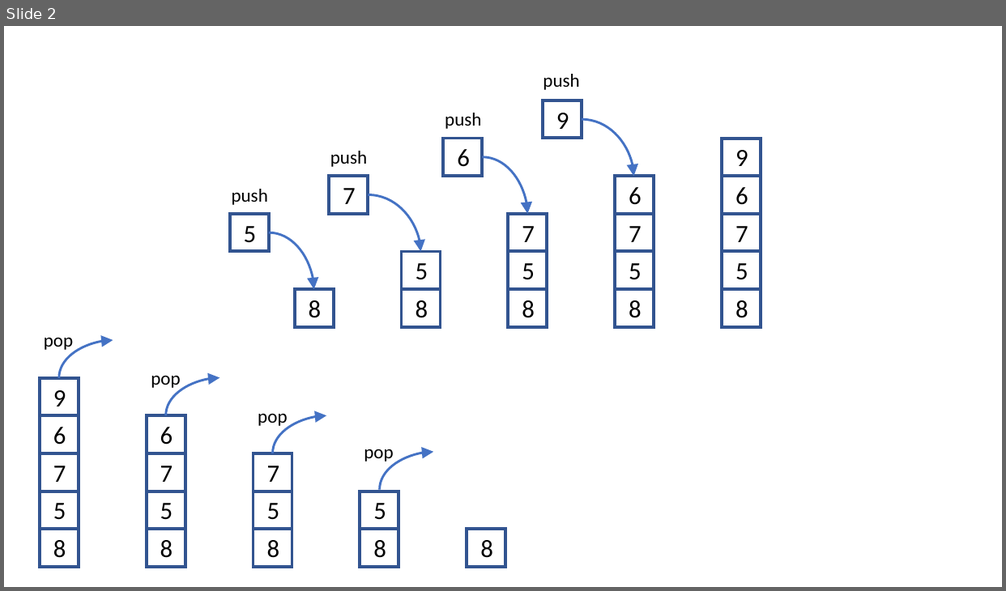
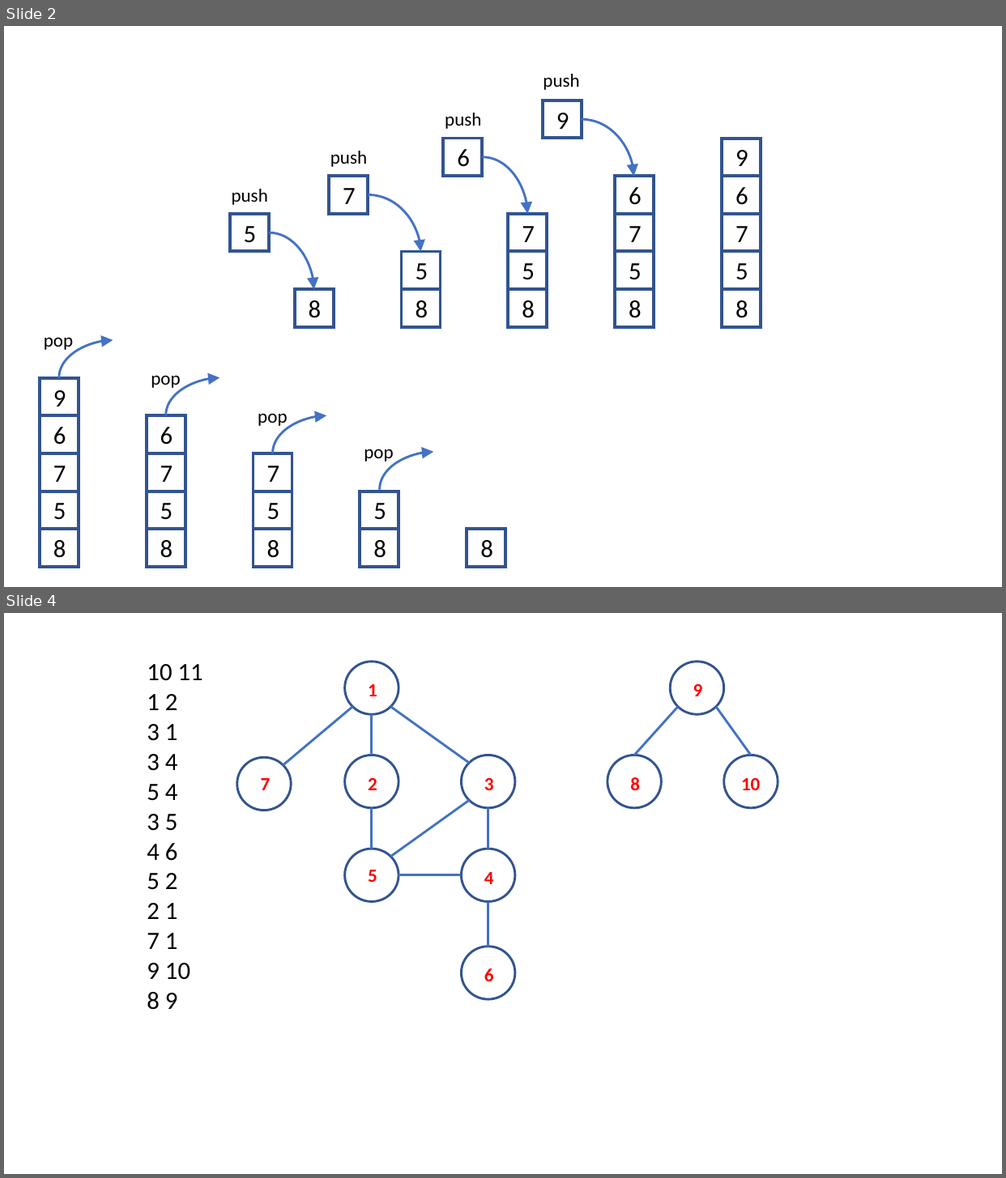
Before and after one commit to admiralrua/Algorithms-illustrated-by-Python, a slide deck: example/Illustration.pptx. Shown one above the other, each under a label of ours: slide 2 before the commit, slides 2 and 4 after it; the slides between them are not shown. The pictures are 1006x591 and 1006x1178 pixels, drawn with LibreOffice and Linux fonts; fonts in the diff are those of the drawing. Boxes give left, top, right and bottom in pixels: in the first picture for what was removed or moved away, otherwise in the second. Text is boxed around its words. In the diff, an @@ line names an element or a change of style, - is before the commit and + after.

```diff
--- a/example/Illustration.pptx
+++ b/example/Illustration.pptx
@@ slide 4 added at (4,613,1002,1174), background #FFFFFF @@
@@ text added at (147,664,203,1010), 24 pt, text #000000 @@
+10 11
+1 2
+3 1
+3 4
+5 4
+3 5
+4 6
+5 2
+2 1
+7 1
+9 10
+8 9
@@ ellipse added at (345,662,398,715), fill #FFFFFF, outline #325491 2.25 pt @@
@@ text added at (368,684,377,696), 18 pt, text #FF0000, bold @@
+1
@@ ellipse added at (671,662,724,715), fill #FFFFFF, outline #325491 2.25 pt @@
@@ text added at (693,684,703,696), 18 pt, text #FF0000, bold @@
+9
@@ line added from (353, 707) to (283, 765), #4472C4 2.25 pt @@
@@ line added from (391, 707) to (469, 763), #4472C4 2.25 pt @@
@@ line added from (678, 707) to (634, 756), #4472C4 2.25 pt @@
@@ line added from (751, 756) to (716, 707), #4472C4 2.25 pt @@
@@ line added from (372, 715) to (372, 756), #4472C4 2.25 pt @@
@@ ellipse added at (236,757,291,811), fill #FFFFFF, outline #325491 2.25 pt @@
@@ ellipse added at (345,756,398,808), fill #FFFFFF, outline #325491 2.25 pt @@
@@ ellipse added at (462,756,515,808), fill #FFFFFF, outline #325491 2.25 pt @@
@@ ellipse added at (607,756,661,808), fill #FFFFFF, outline #325491 2.25 pt @@
@@ ellipse added at (724,756,778,808), fill #FFFFFF, outline #325491 2.25 pt @@
@@ text added at (261,778,270,790), 18 pt, text #FF0000, bold @@
+7
@@ text added at (368,778,377,790), 18 pt, text #FF0000, bold @@
+2
@@ text added at (484,778,494,790), 18 pt, text #FF0000, bold @@
+3
@@ text added at (630,777,640,790), 18 pt, text #FF0000, bold @@
+8
@@ text added at (741,778,760,790), 18 pt, text #FF0000, bold @@
+10
@@ line added from (469, 800) to (391, 856), #4472C4 2.25 pt @@
@@ line added from (372, 808) to (372, 849), #4472C4 2.25 pt @@
@@ line added from (488, 808) to (488, 849), #4472C4 2.25 pt @@
@@ ellipse added at (345,849,398,902), fill #FFFFFF, outline #325491 2.25 pt @@
@@ ellipse added at (462,849,515,902), fill #FFFFFF, outline #325491 2.25 pt @@
@@ text added at (368,870,377,882), 18 pt, text #FF0000, bold @@
+5
@@ line added from (462, 875) to (398, 875), #4472C4 2.25 pt @@
@@ text added at (484,872,494,884), 18 pt, text #FF0000, bold @@
+4
@@ line added from (488, 947) to (488, 902), #4472C4 2.25 pt @@
@@ ellipse added at (462,947,515,1000), fill #FFFFFF, outline #325491 2.25 pt @@
@@ text added at (484,969,494,982), 18 pt, text #FF0000, bold @@
+6
```
Also in this commit, not shown: 1 other slide added.
